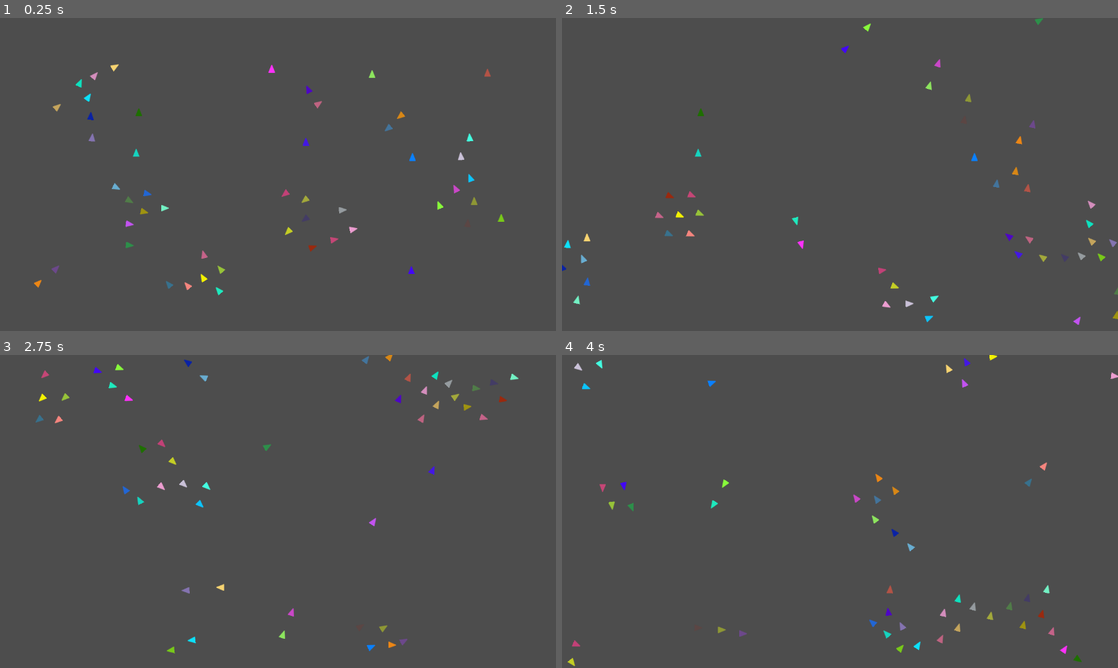
Above: before the commit, frames 1-4 (two rows, left to right).
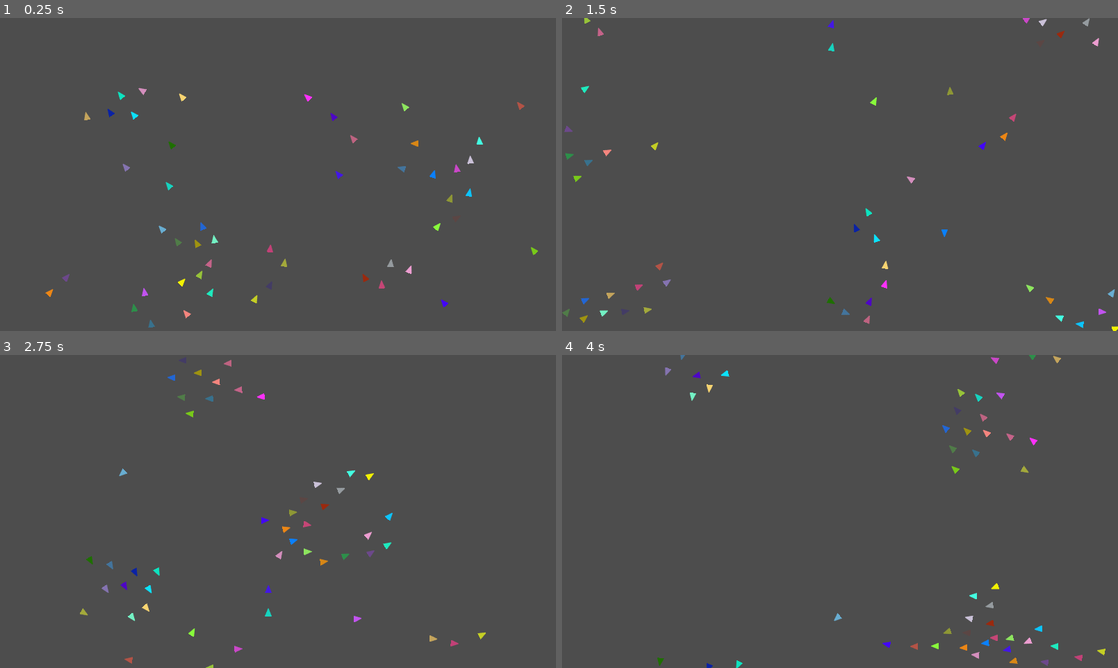
Above: after the commit, the same moments.

Repository: tonytins/flockofboids
Game: Godot game, scene res://scenes/game_scene.tscn
Two runs of this game, one before a commit and one after it. Both use one fixed random seed, a clock stepped at 60 frames per second and the inputs below. The engine's default icon, where the game draws it, is replaced by a stand-in: a white triangle on a blue panel in a dark square.
Inputs:
- Up to frame 1 (0.25 s): no input
- Up to frame 2 (1.5 s): no input
- Up to frame 3 (2.75 s): no input
- Up to frame 4 (4 s): no input

The runs differ from the first frame. In frame 1, 1.8% of the frame differs, in the area x 6-97%, y 14-99%; in frame 2, 1.8%; in frame 3, 1.8%, in the area x 6-94%, y 0-100%; in frame 4, 1.8%.

Commit message:
Boids will now move on spawn - Await boids() function

Diff:
--- a/project.godot
+++ b/project.godot
@@ -19,3 +19,4 @@
 
 window/size/viewport_width=1280
 window/size/viewport_height=720
+window/stretch/mode="canvas_items"
--- a/scripts/boid.gd
+++ b/scripts/boid.gd
@@ -8,11 +8,12 @@
 var motion := 48
 
 func _ready() -> void:
+	vel = Vector2(1.0, 1.0) * speed
 	screensize = get_viewport_rect().size
 	randomize()
 
 func _physics_process(delta: float) -> void:
-	boids()
+	await boids()
 	# check_collision("blocks")
 	vel = vel.normalized() * speed
 	move()
